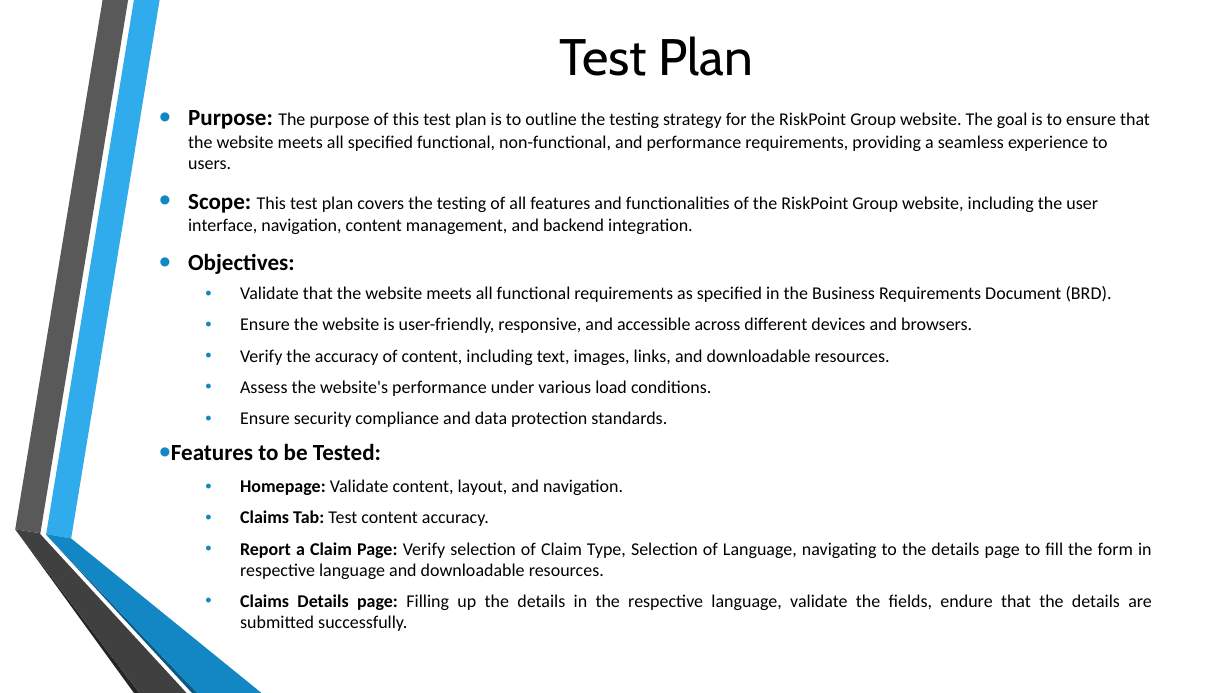
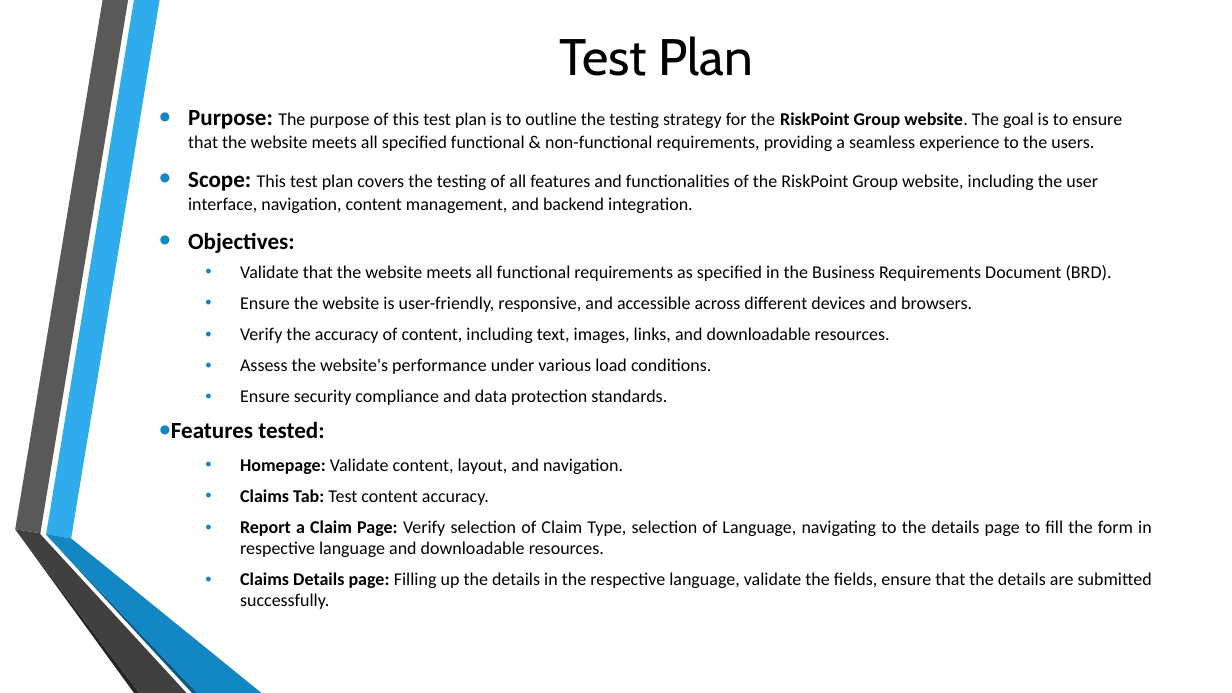
Before and after one commit to rohinitornal/riskpoint, a slide deck: slide 4 of SW Test Demo.pptx (slide 5 before the commit). Drawn at 1232x693 pixels with LibreOffice and Linux fonts; fonts in the diff are those of the drawing; background and template pictures are left out. Boxes give left, top, right and bottom in pixels: in the first picture for what was removed or moved away, otherwise in the second. Text is boxed around its words. In the diff, an @@ line names an element or a change of style, - is before the commit and + after.

```diff
--- a/SW Test Demo.pptx
+++ b/SW Test Demo.pptx
@@ text at (x1=188, y1=110, x2=1122, y2=151): text changed @@
-• Purpose: The purpose of this test plan is to outline the testing strategy for the RiskPoint Group website. The goal is to ensure that the website meets all specified functional, non-functional, and performance requirements, providing a seamless experience to users.
+• Purpose: The purpose of this test plan is to outline the testing strategy for the RiskPoint Group website. The goal is to ensure that the website meets all specified functional & non-functional requirements, providing a seamless experience to the users.
@@ text at (x1=171, y1=421, x2=324, y2=438): text changed @@
-• Features to be Tested:
+• Features tested:
@@ text at (x1=240, y1=520, x2=1152, y2=609): text changed @@
-  • Report a Claim Page: Verify selection of Claim Type, Selection of Language, navigating to the details page to fill the form in respective language and downloadable resources.
-  • Claims Details page: Filling up the details in the respective language, validate the fields, endure that the details are submitted successfully.
+  • Report a Claim Page: Verify selection of Claim Type, selection of Language, navigating to the details page to fill the form in respective language and downloadable resources.
+  • Claims Details page: Filling up the details in the respective language, validate the fields, ensure that the details are submitted successfully.
```
Also in this commit, not shown: 6 other slides changed, 3 slides added, 3 slides removed, 7 other files.
